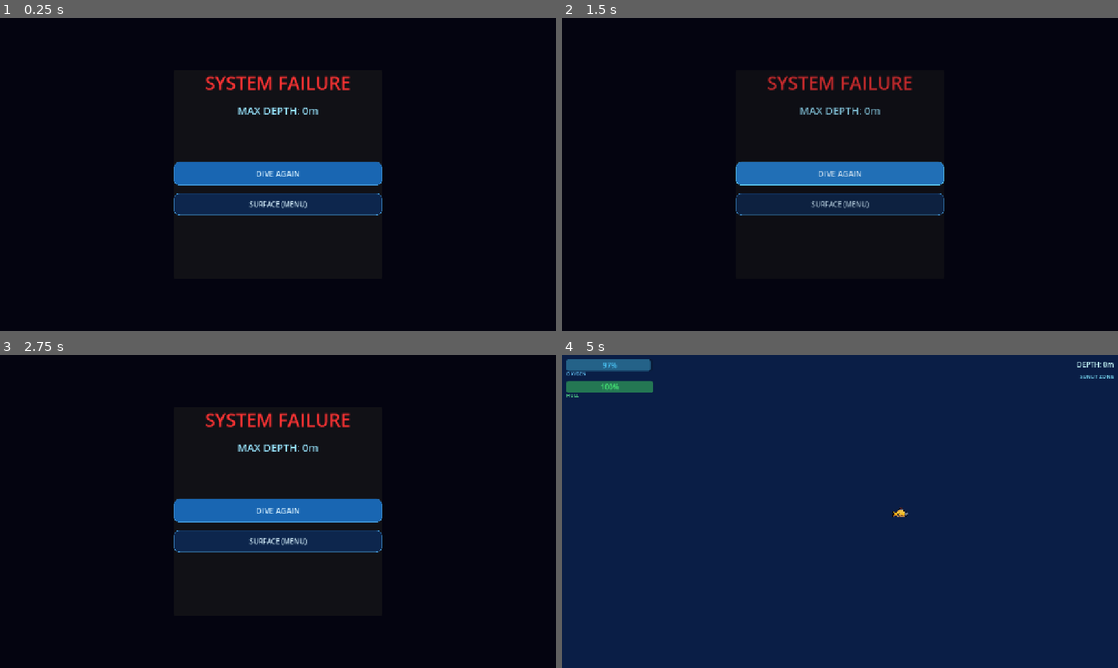
Above: before the commit, frames 1-4 (two rows, left to right).
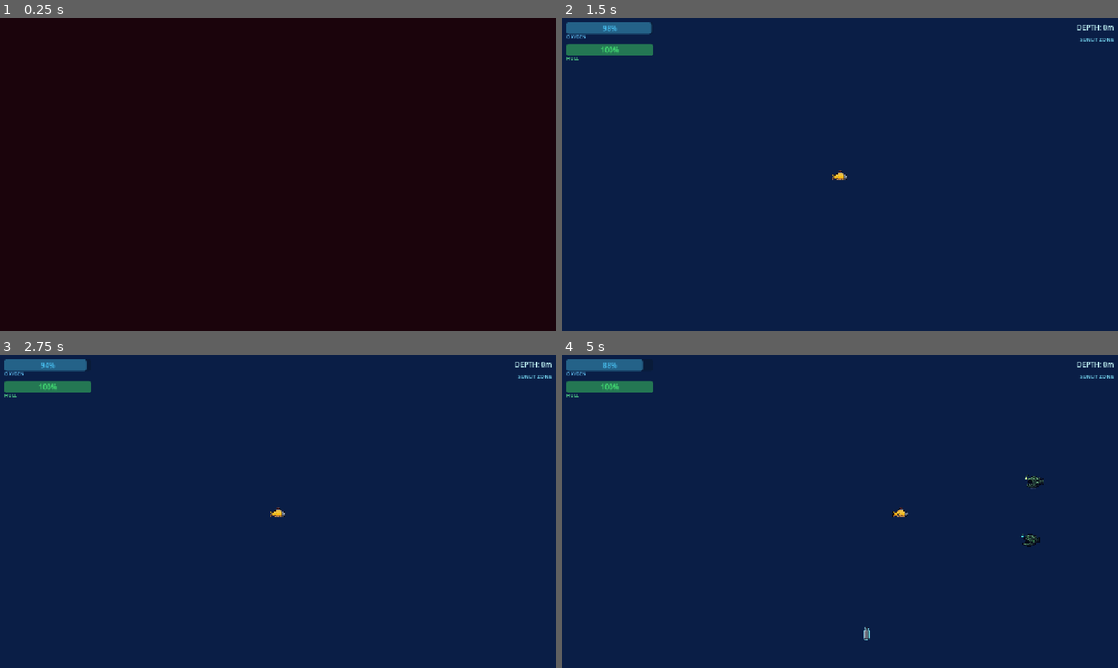
Above: after the commit, the same moments.

Repository: Error403Allowed/Beneath-The-Surface
Game: Godot game, scene res://scenes/GameOver.tscn
Two runs of this game, one before a commit and one after it. Both use one fixed random seed, a clock stepped at 60 frames per second and the inputs below. This scene is started directly instead of the project's main scene.
Inputs (mouse positions are in pixels of both pictures, inside the frame that each line leads up to):
- Up to frame 1 (0.25 s): no input
- Up to frame 2 (1.5 s): click "DIVE AGAIN" at 0.5 s; click (840, 174) at 1.25 s, where only the run before the commit has a clickable "DIVE AGAIN"
- Up to frame 3 (2.75 s): click (278, 511) at 2 s, where only the run before the commit has a clickable "DIVE AGAIN"
- Up to frame 4 (5 s): click (840, 542) at 2.75 s, where only the run before the commit has a clickable "SURFACE (MENU)"; click (840, 495) at 3.5 s, where only the run before the commit has a clickable "DIVE IN"; hold D (move_right) from 4.28 s (still down)

The runs differ from the first frame. In frame 1, 6.4% of the frame differs, in the area x 31-69%, y 18-64%; in frame 2, 98%; in frame 3, 98%, in the area x 0-100%, y 0-100%; in frame 4, 0.3%.

Commit message:
Final version done

Diff:
--- a/scripts/enemy_base.gd
+++ b/scripts/enemy_base.gd
@@ -1,7 +1,7 @@
 extends CharacterBody2D
 
 # ---- Config ----
-var speed: float = 80.0
+var speed: float = 160.0
 var detection_range: float = 300.0
 var damage_per_second: float = 8.0
 var health: float = 30.0
--- a/scripts/enemy_spawner.gd
+++ b/scripts/enemy_spawner.gd
@@ -1,7 +1,7 @@
 extends Node2D
 
 # ---- Config ----
-var spawn_interval: float = 2.0
+var spawn_interval: float = 1.4
 var max_enemies: int = 12
 var spawn_timer: float = 0.0
 var boss_depth_threshold: float = 4000.0
@@ -53,16 +53,22 @@
 	# Collision
 	var col = CollisionShape2D.new()
 	var shape = RectangleShape2D.new()
-	shape.size = Vector2(30, 20) if not is_boss else Vector2(60, 40)
+	if is_boss:
+		shape.size = Vector2(60, 40)
+	else:
+		shape.size = Vector2(30, 20)
 	col.shape = shape
 	e.add_child(col)
 
 	# Sprite
 	var sprite = Sprite2D.new()
 	sprite.name = "EnemySprite"
-	sprite.texture = load("res://assets/squid.png") if is_boss else load("res://assets/piranha.png")
-	var scale_size = 0.15 if not is_boss else 0.25
-	sprite.scale = Vector2(scale_size, scale_size)
+	if is_boss:
+		sprite.texture = load("res://assets/squid.png")
+		sprite.scale = Vector2(0.25, 0.25)
+	else:
+		sprite.texture = load("res://assets/piranha.png")
+		sprite.scale = Vector2(0.15, 0.15)
 	e.add_child(sprite)
 
 	# Spawn offset to the side of player
--- a/scripts/game_manager.gd
+++ b/scripts/game_manager.gd
@@ -18,7 +18,9 @@
 
 func _on_player_died(reason: String) -> void:
 	await get_tree().create_timer(1.0).timeout
-	var go = load("res://scenes/GameOver.tscn").instantiate()
-	get_tree().root.add_child(go)
-	go.setup(depth_manager_node.max_depth, reason)
-	queue_free()
+	# Store stats so GameOver can read them after scene change
+	var max_d = depth_manager_node.max_depth
+	var death_reason = reason
+	get_tree().set_meta("max_depth", max_d)
+	get_tree().set_meta("death_reason", death_reason)
+	get_tree().change_scene_to_file("res://scenes/GameOver.tscn")
--- a/scripts/game_over.gd
+++ b/scripts/game_over.gd
@@ -5,6 +5,10 @@
 	$Card/VBox/MenuButton.pressed.connect(_on_menu_pressed)
 	_style_button($Card/VBox/RetryButton, Color(0.1, 0.4, 0.7), Color(0.15, 0.55, 0.9))
 	_style_button($Card/VBox/MenuButton, Color(0.05, 0.15, 0.3), Color(0.08, 0.25, 0.45))
+	# Read stats stored by game_manager before scene changed
+	var depth = get_tree().get_meta("max_depth", 0.0)
+	var reason = get_tree().get_meta("death_reason", "")
+	setup(depth, reason)
 
 func setup(depth: float, reason: String) -> void:
 	$Card/VBox/DepthReached.text = "MAX DEPTH: %dm" % int(depth)
@@ -87,7 +91,7 @@
 func _on_retry_pressed() -> void:
 	var tween = create_tween().set_ease(Tween.EASE_IN).set_trans(Tween.TRANS_CUBIC)
 	tween.tween_property($Card, "modulate:a", 0.0, 0.3)
-	tween.tween_callback(func(): get_tree().reload_current_scene())
+	tween.tween_callback(func(): get_tree().change_scene_to_file("res://scenes/Game.tscn"))
 
 func _on_menu_pressed() -> void:
 	var tween = create_tween().set_ease(Tween.EASE_IN).set_trans(Tween.TRANS_CUBIC)
--- a/scripts/player.gd
+++ b/scripts/player.gd
@@ -59,10 +59,7 @@
 	velocity = dir * speed
 	move_and_slide()
 
-	# Clamp horizontal so sub stays on screen
 	position.x = clamp(position.x, -600.0, 600.0)
-	# Don't let sub go above the surface
-	position.y = clamp(position.y, 0.0, 9999999.0)
 
 func _drain_oxygen(delta: float) -> void:
 	oxygen -= oxygen_drain_rate * delta
Binary file removed: assets/ruins.png
Not shown, removed: assets/ruins.png.import
